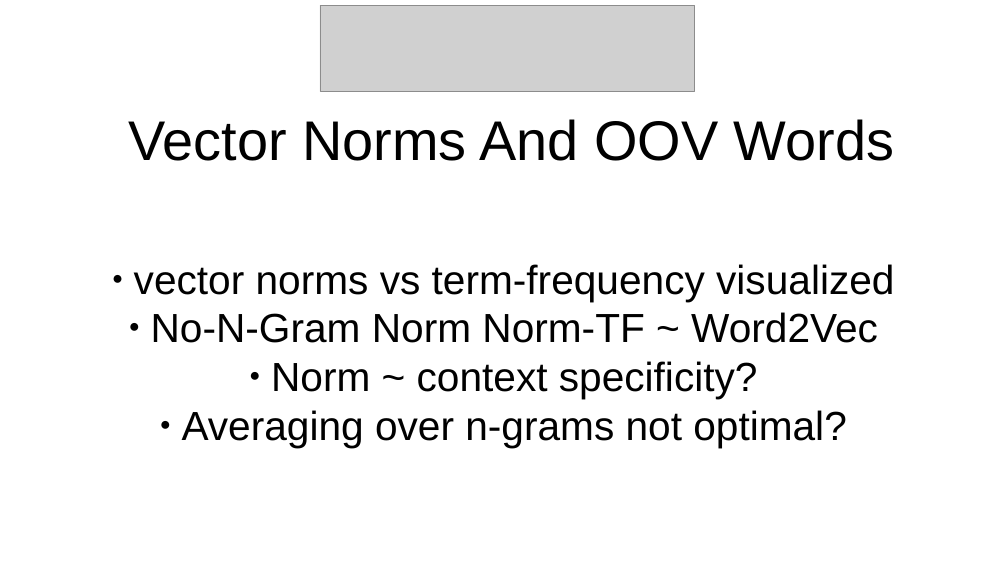
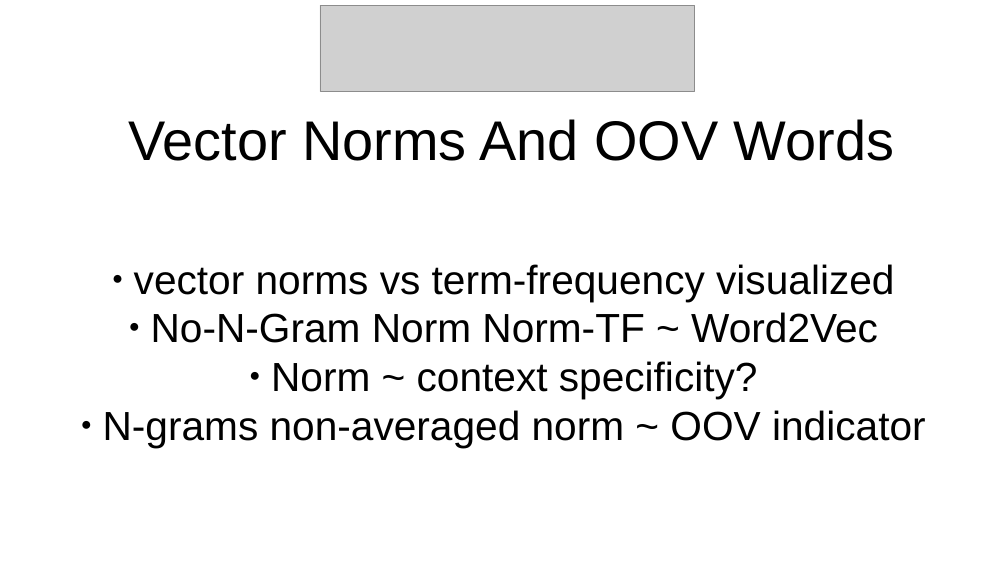
Before and after one commit to vackosar/fasttext-vector-norms-and-oov-words, a slide deck: slide 1 of presentation.odp. Drawn at 1008x567 pixels with LibreOffice and Linux fonts; fonts in the diff are those of the drawing; grey boxes stand for pictures. Boxes give left, top, right and bottom in pixels: in the first picture for what was removed or moved away, otherwise in the second. Text is boxed around its words. In the diff, an @@ line names an element or a change of style, - is before the commit and + after.

```diff
--- a/presentation.odp
+++ b/presentation.odp
@@ subtitle at <box>103,410,926,448</box>: text changed @@
-● Averaging over n-grams not optimal?
+● N-grams non-averaged norm ~ OOV indicator
```
Also in this commit, not shown: 4 other slides changed.
